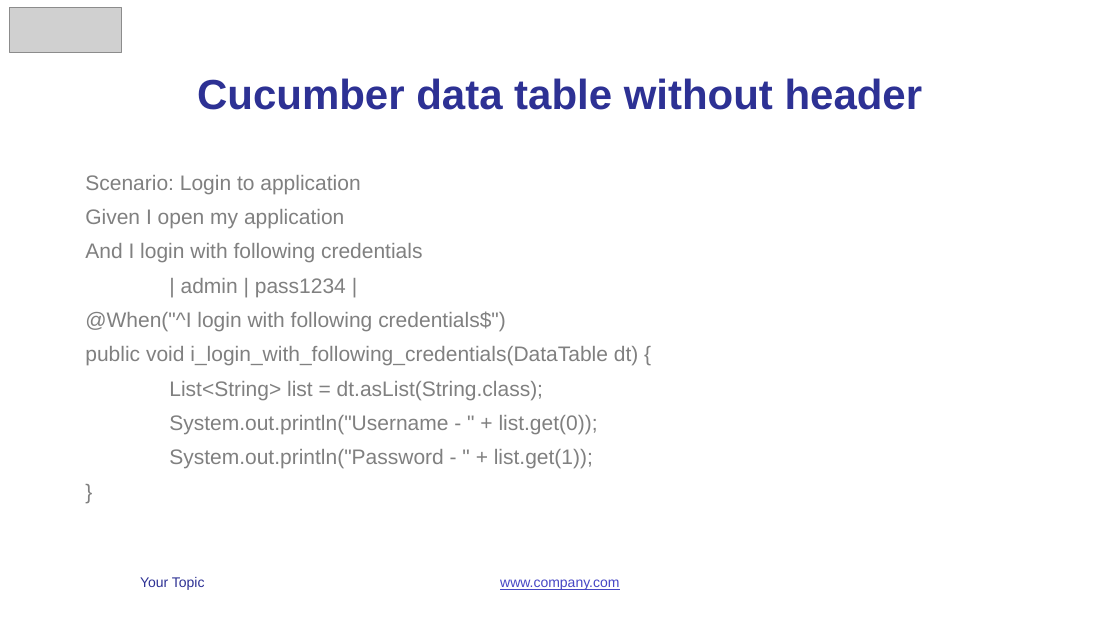
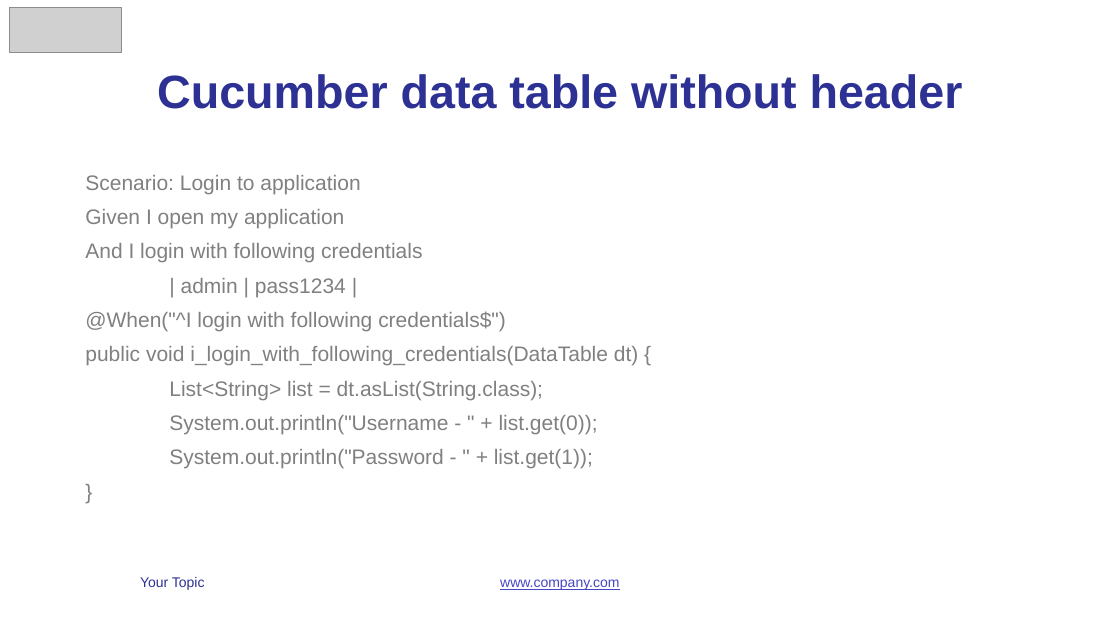
Before and after one commit to vunguyen2588/Cucumber, a slide deck: slide 22 of b4uconference_cucumber_slide.pptx (slide 21 before the commit). Drawn at 1120x630 pixels with LibreOffice and Linux fonts; fonts in the diff are those of the drawing; grey boxes stand for pictures. Boxes give left, top, right and bottom in pixels: in the first picture for what was removed or moved away, otherwise in the second. Text is boxed around its words. In the diff, an @@ line names an element or a change of style, - is before the commit and + after.

```diff
--- a/b4uconference_cucumber_slide.pptx
+++ b/b4uconference_cucumber_slide.pptx
@@ title "Cucumber data table without header" at bbox=[157, 74, 963, 109]: size 36 to 40 pt @@
```
Also in this commit, not shown: 4 other slides changed, 2 slides added, 26 other files.
